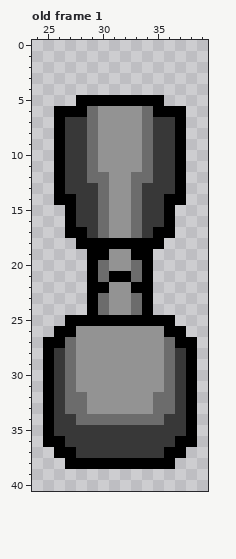
Pixel-art file: asset/Turret_lv1.aseprite. Above: the version before the commit.
64x64 pixels, 1 frame. Shown: old frame 1: x 24..39, y 0..40. The commit also changed other frames, which this record leaves out.
New version:
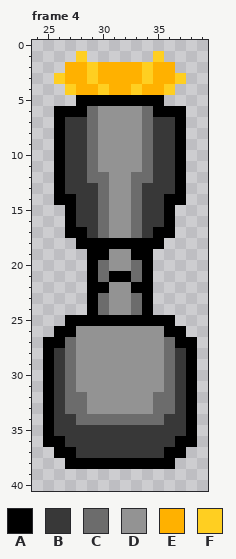
Palette (. is transparent): A #000000  B #383838  C #6c6c6c  D #939393  E #ffb100  F #ffcf21
A new or re-ordered frame is compared with the old frame closest to it.
Change:
frames 1 -> 8
layer "Layer 3" added
Frame 4 is new; against old frame 1, layer "Layer 3":
The author put colour E in rows 2 to 3 at x 27 to 28, 30 to 33 and 35 to 36; in row 4 at x 28 to 29, 31 to 32 and 34 to 35.
The author put colour F in row 1 at x 28 and 35; in row 2 at x 29 and 34; in row 3 at x 26, 29, 34 and 37; in row 4 at x 27, 30, 33 and 36.
Changed places in both pictures, as pixel boxes (x1, y1, x2, y2):
added: (54, 51, 186, 95)
